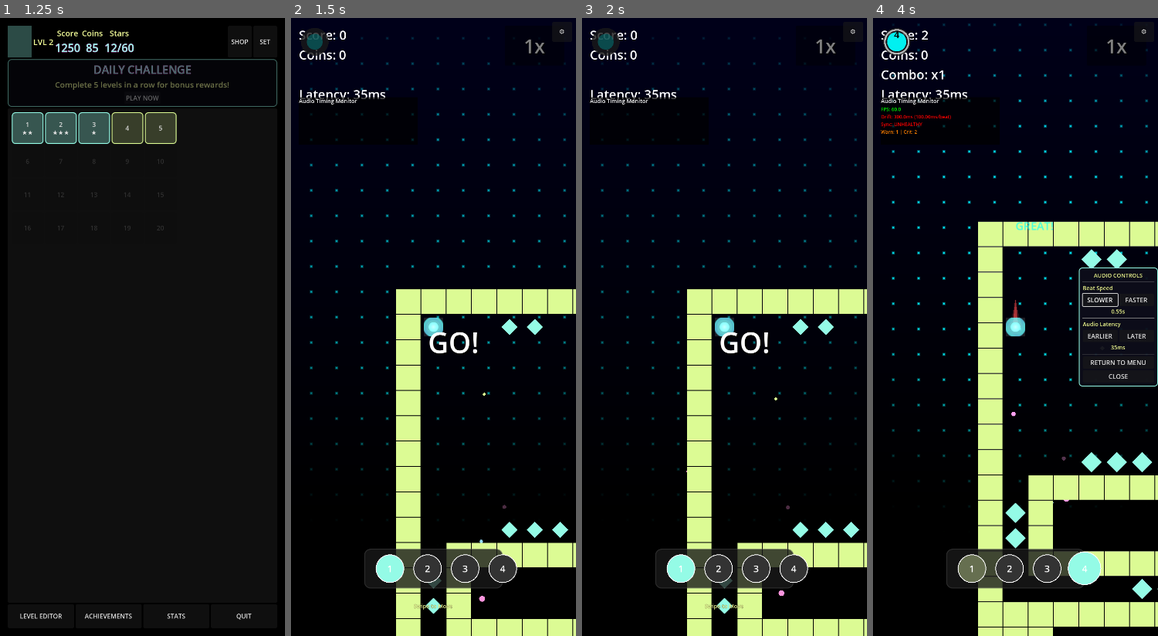
Above: before the commit, frames 1-4 (left to right).
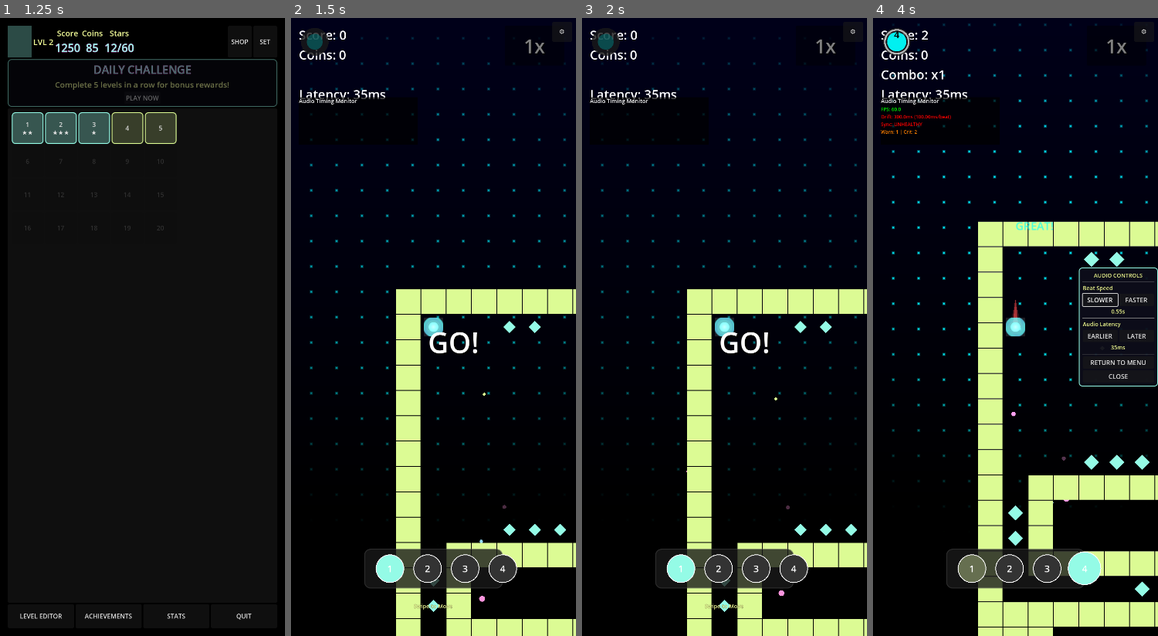
Above: after the commit, the same moments.

Repository: rubiconRiver/tomb-of-the-mask-clone
Game: Godot game, scene res://scenes/TestStart.tscn
Same seed, same stepped clock (60 frames per second), same inputs: the game is played once before the commit and once after it.
Inputs (mouse positions are in pixels of both pictures, inside the frame that each line leads up to):
- Up to frame 1 (1.25 s): tap Enter at 0.5 s; move the mouse to (128, 450) at 0.52 s; hold Up from 0.53 s (still down); hold M from 0.53 s (still down); click (128, 450) at 0.67 s
- Up to frame 2 (1.5 s): release Up at 1.25 s; release M at 1.25 s; click "PLAY NOW" at 1.25 s
- Up to frame 3 (2 s): no input
- Up to frame 4 (4 s): click "⚙️" at 2 s; click "SLOWER" at 2.75 s; drag from (1101, 419) to (1140, 530) at 3.52 s

Frame 1 is identical in both runs. In frame 2, 0.3% of the frame differs, in the area x 47-98%, y 48-97%; in frame 3, 0.3%; in frame 4, 0.5%, in the area x 46-100%, y 37-94%.

Commit message:
Reduce coin size to 75% of previous size
- Visual size reduced from 0.3 to 0.225 (22.5% of wall size)
- Animation size reduced from 0.38 to 0.285 on snare beats
- Collision radius reduced from 12.0 to 9.0 pixels
- Maintains beat-synchronized animation behavior

🤖 Generated with [Claude Code](https://claude.ai/code)

Co-Authored-By: Claude <noreply@anthropic.com>

Diff:
--- a/scenes/obstacles/Coin.tscn
+++ b/scenes/obstacles/Coin.tscn
@@ -3,7 +3,7 @@
 [ext_resource type="Script" uid="uid://dh2rxvwevo6v1" path="res://scripts/obstacles/Coin.gd" id="1_coin_script"]
 
 [sub_resource type="CircleShape2D" id="1"]
-radius = 12.0
+radius = 9.0
 
 [node name="Coin" type="Area2D" groups=["coins"]]
 script = ExtResource("1_coin_script")
--- a/scripts/obstacles/Coin.gd
+++ b/scripts/obstacles/Coin.gd
@@ -1,7 +1,7 @@
 extends Area2D
 
-var base_scale = Vector2(0.3, 0.3)  # 30% of wall size (more subtle)
-var snare_scale = 0.38  # 38% size on snare hits (more subtle animation)
+var base_scale = Vector2(0.225, 0.225)  # 22.5% of wall size (75% of previous 30%)
+var snare_scale = 0.285  # 28.5% size on snare hits (75% of previous 38%)
 var tween: Tween
 var particles: GPUParticles2D
 var coin_color = Color("#94fbe6")  # Light cyan color
